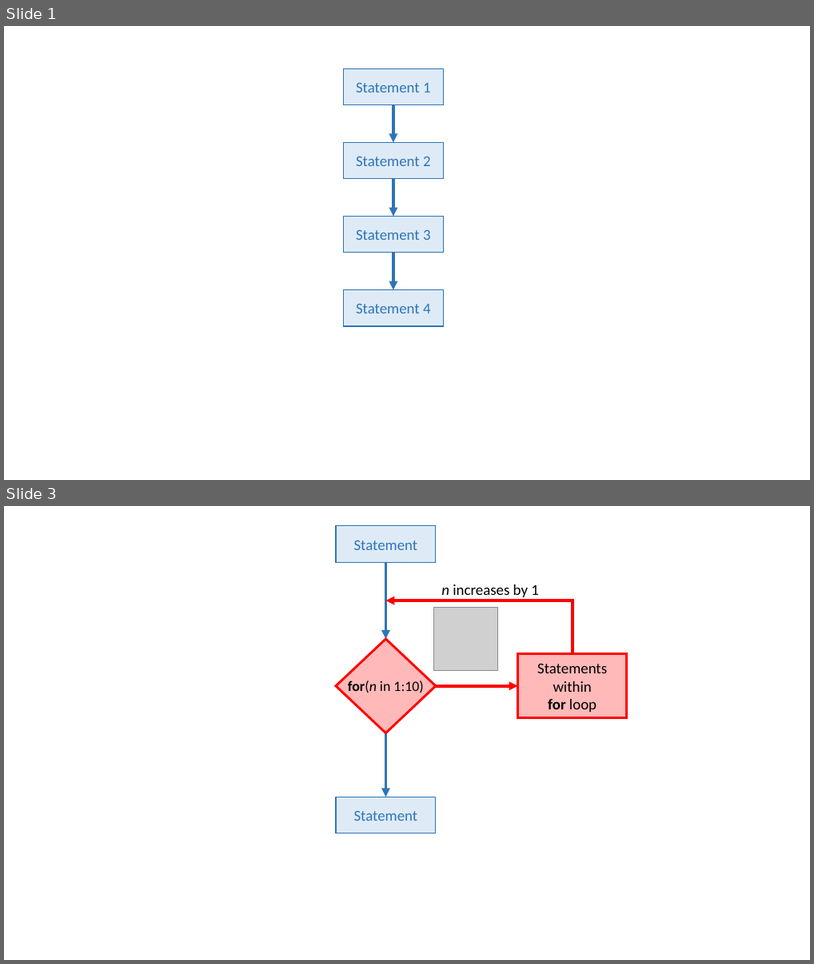
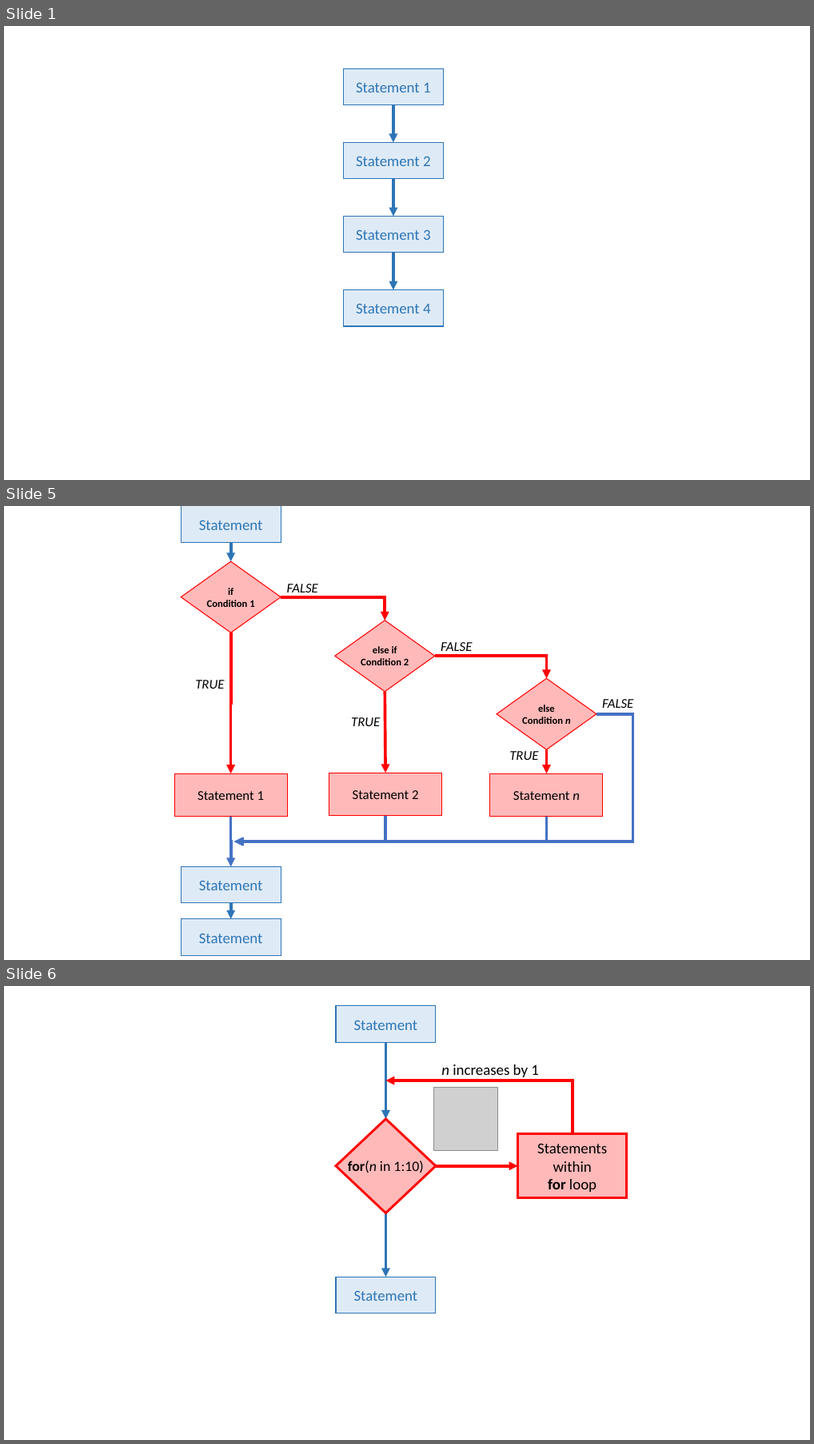
Before and after one commit to Diego-Ibarra/biol3782, a slide deck: week7/diagrams.pptx. Shown one above the other, each under a label of ours: slides 1 and 3 before the commit, slides 1, 5 and 6 after it; the slides between them are not shown. The pictures are 814x964 and 814x1444 pixels, drawn with LibreOffice and Linux fonts; fonts in the diff are those of the drawing; grey boxes stand for pictures. Boxes give left, top, right and bottom in pixels: in the first picture for what was removed or moved away, otherwise in the second. Text is boxed around its words. In the diff, an @@ line names an element or a change of style, - is before the commit and + after.

```diff
--- a/week7/diagrams.pptx
+++ b/week7/diagrams.pptx
@@ slide 5 added at box(4, 506, 810, 960), background #FFFFFF @@
@@ rectangle added at box(182, 506, 281, 542), fill #DEEBF7, outline #2E75B6 1 pt, 18 pt, text #2E75B6 @@
+Statement
@@ arrow added from (231, 542) to (231, 562), #2E75B6 3.5 pt @@
@@ diamond added at box(182, 562, 281, 633), fill #FFB9B9, outline #FF0000 1 pt, 12 pt, text #000000, bold @@
+if
+Condition 1
@@ elbow arrow added from (281, 596) to (385, 620), #FF0000 3.5 pt @@
@@ text added at box(287, 584, 318, 592), 16 pt, text #000000, italic @@
+FALSE
@@ diamond added at box(335, 620, 434, 692), fill #FFB9B9, outline #FF0000 1 pt, 12 pt, text #000000, bold @@
+else if
+Condition 2
@@ elbow arrow added from (231, 632) to (231, 773), #FF0000 3.5 pt @@
@@ text added at box(441, 642, 472, 651), 16 pt, text #000000, italic @@
+FALSE
@@ elbow arrow added from (435, 656) to (546, 679), #FF0000 3.5 pt @@
@@ text added at box(195, 680, 224, 688), 16 pt, text #000000, italic @@
+TRUE
@@ arrow added from (385, 691) to (386, 772), #FF0000 3.5 pt @@
@@ diamond added at box(497, 679, 597, 750), fill #FFB9B9, outline #FF0000 1 pt, 12 pt, text #000000, bold @@
+else
+Condition n
@@ elbow arrow added from (597, 714) to (235, 841), #4472C4 3.5 pt @@
@@ text added at box(351, 717, 380, 726), 16 pt, text #000000, italic @@
+TRUE
@@ text added at box(602, 699, 634, 708), 16 pt, text #000000, italic @@
+FALSE
@@ text added at box(510, 751, 538, 760), 16 pt, text #000000, italic @@
+TRUE
@@ arrow added from (546, 749) to (546, 773), #FF0000 3.5 pt @@
@@ rectangle added at box(174, 773, 287, 816), fill #FFB9B9, outline #FF0000 1 pt, 16 pt, text #000000 @@
+Statement 1
@@ rectangle added at box(330, 772, 442, 816), fill #FFB9B9, outline #FF0000 1 pt, 16 pt, text #000000 @@
+Statement 2
@@ rectangle added at box(490, 773, 603, 816), fill #FFB9B9, outline #FF0000 1 pt, 16 pt, text #000000 @@
+Statement n
@@ elbow arrow added from (231, 816) to (231, 867), #4472C4 3.5 pt @@
@@ elbow arrow added from (386, 816) to (234, 841), #4472C4 3.5 pt @@
@@ elbow arrow added from (546, 816) to (234, 841), #4472C4 3.5 pt @@
@@ rectangle added at box(182, 867, 281, 903), fill #DEEBF7, outline #2E75B6 1 pt, 18 pt, text #2E75B6 @@
+Statement
@@ arrow added from (231, 903) to (231, 919), #2E75B6 3.5 pt @@
@@ rectangle added at box(182, 919, 281, 955), fill #DEEBF7, outline #2E75B6 1 pt, 18 pt, text #2E75B6 @@
+Statement
@@ what was slide 3 is now slide 6 @@
```
Also in this commit, not shown: 1 slide changed, 2 other slides added, 9 other files.
